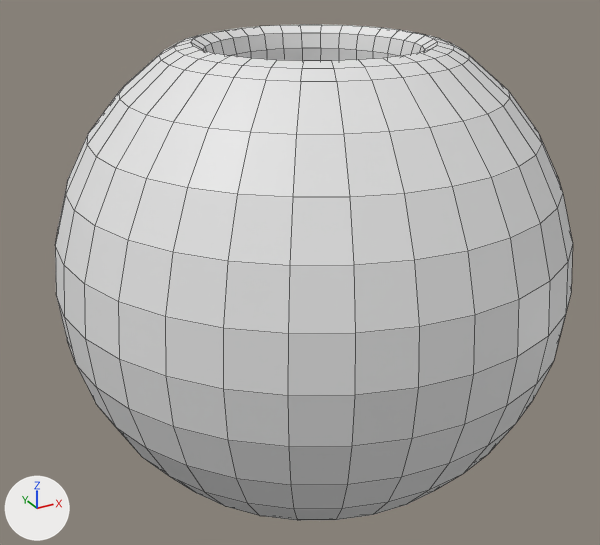
An edit to the Blender file blender/hole_planet.blend, drawn before and after from the same camera.
The view is the same before and after, from a 50 mm lens placed at (-23.0, -40.3, 19.7), pointed at (-0.8, 0.2, -0.5). Lighting does not change. The marker at lower left points along +X, +Y and +Z. Mesh edges are drawn as thin lines.

Before the edit, the objects in view are built like this:
```python
me_sphere = bpy.data.meshes.new('Sphere')
me_sphere.from_pydata(...)  # 608 vertices, 608 faces; spans x -15.0..15.0, y -15.0..15.0, z -13.1..13.1
ob_sphere = bpy.data.objects.new('Sphere', me_sphere)
ob_sphere.location = (0.0, 0.0, 0.0)
```
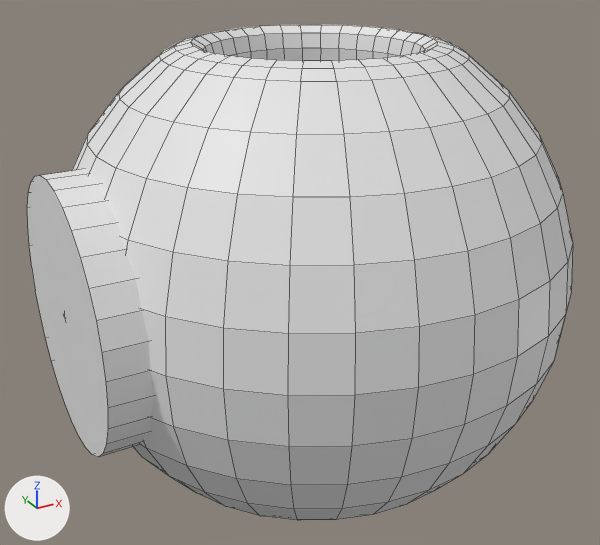
The change, as a diff of the scene's bpy script:
```diff
--- a/blender/hole_planet.blend.py
+++ b/blender/hole_planet.blend.py
@@ mat_material @@
+mat_material = principled_material('Material')
+mat_material.base_color = (0.8, 0.8, 0.8)  # white #e7e7e7
@@ me_sphere @@
 me_sphere.from_pydata(...)  # 608 vertices, 608 faces; spans x -15.0..15.0, y -15.0..15.0, z -13.1..13.1
 # used by ob_sphere; location = (0.0, 0.0, 0.0)
+# me_sphere part 1: a new loose piece, a 32-sided cylinder along x spanning x -15.0..-12.6, y -7.5..7.5, z -7.5..7.5, in mat_material (white #e7e7e7)
+me_sphere.materials.append(mat_material)  # white #e7e7e7
```

Where the change shows, as pixel boxes [x1, y1, x2, y2] in the pictures (600 x 545 px):
'Sphere', reshaped: before [55, 25, 573, 520]; after [27, 25, 573, 520]
part 1 of me_sphere, added: after [27, 169, 153, 457]
